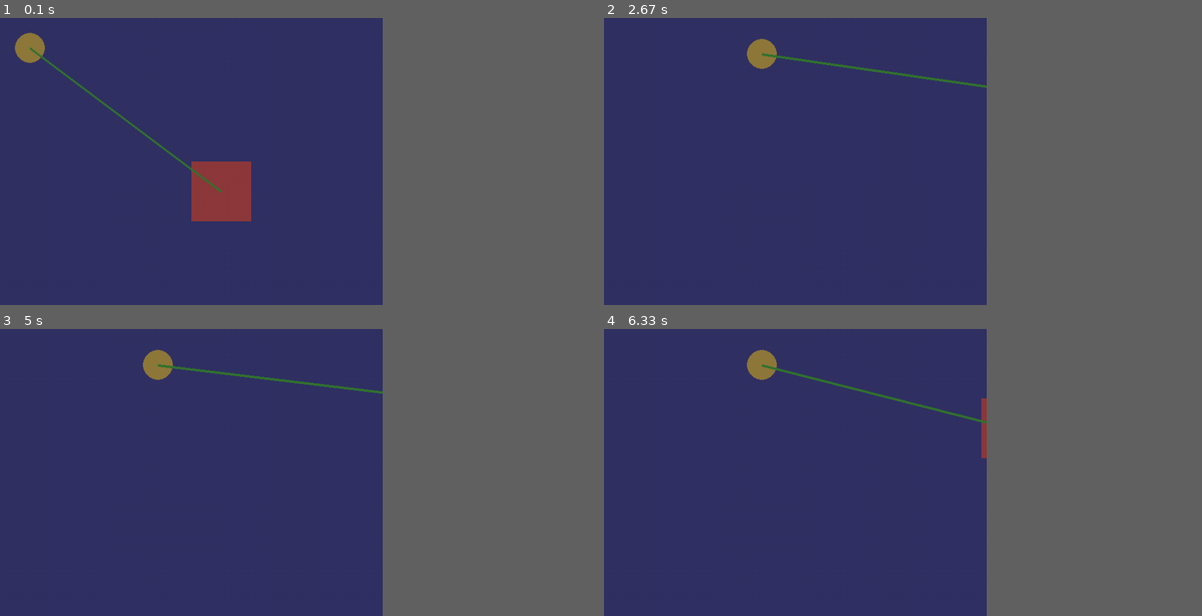
Above: before the commit, frames 1-4 (two rows, left to right).
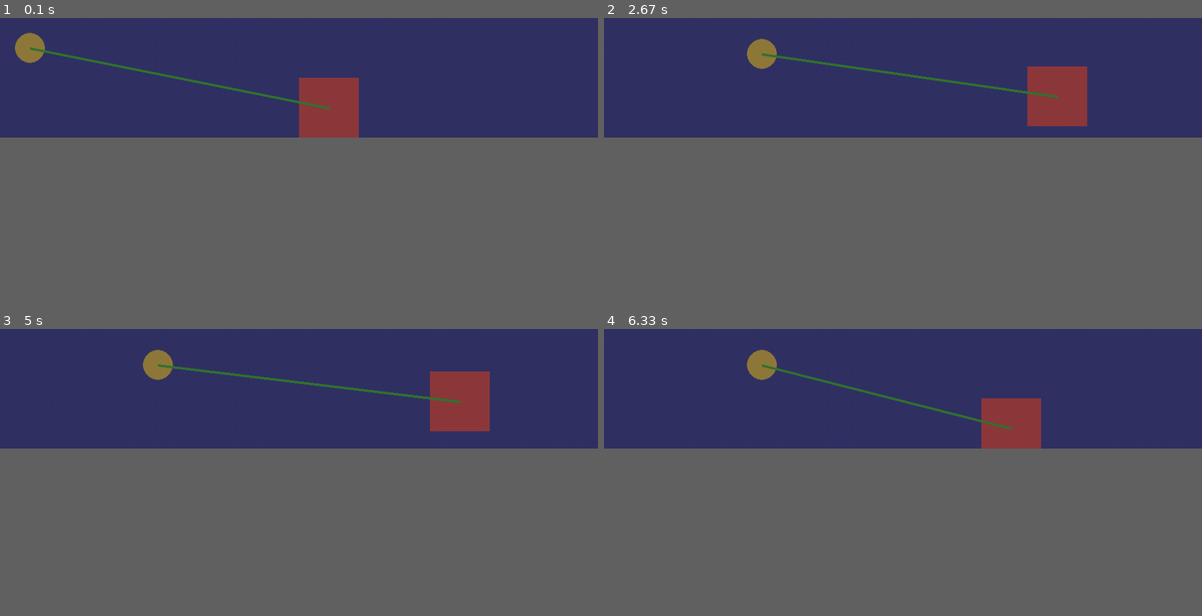
Above: after the commit, the same moments.

Repository: camreynes/idtechdemos
Game: pygame game, started from pygameExamples/pygame_example_project.py
Two runs of this game, one before a commit and one after it. Both use one fixed random seed, a clock stepped at 60 frames per second and the inputs below.
Inputs (mouse positions are in pixels of both pictures, inside the frame that each line leads up to):
- Up to frame 1 (0.1 s): no input
- Up to frame 2 (2.67 s): click (903, 78) at 0.38 s; click (759, 78) at 0.72 s; click (717, 106) at 1.05 s; right-click (759, 52) at 1.38 s; click (687, 72) at 1.72 s; click (903, 92) at 2.05 s; click (1058, 95) at 2.38 s
- Up to frame 3 (5 s): click (454, 377) at 2.72 s; click (484, 386) at 3.05 s; click (424, 366) at 3.38 s; click (119, 349) at 3.72 s; click (155, 409) at 4.05 s; click (167, 366) at 4.38 s; click (460, 400) at 4.72 s
- Up to frame 4 (6.33 s): click (1028, 372) at 5.05 s; click (783, 397) at 5.38 s; click (759, 357) at 5.72 s; click (1010, 426) at 6.05 s
In our replay, the window is 576x432 before the commit and 900x180 after it. These sizes can differ from the game's own. Grey fills any space a smaller window leaves; there, only what the larger window draws over its background counts as a difference.

The runs differ from the first frame. In frame 1, 4.8% of the frame differs, in the area x 5-60%, y 10-71%; in frame 2, 2.1%; in frame 3, 2.2%; in frame 4, 1.6%.

Commit message:
example project by @Eevee-iD

Diff:
--- a/pygameExamples/pygame_example_project.py
+++ b/pygameExamples/pygame_example_project.py
@@ -4,7 +4,7 @@
 pygame.init()
 
 # set up variables for the screen size in pixels
-size = width, height = 640, 480
+size = width, height = 1000, 200
 
 # initialize a window with the screen size you set
 screen = pygame.display.set_mode(size)
@@ -12,7 +12,7 @@
 # create a clock, which will be used to control the program's frame rate
 clock = pygame.time.Clock()
 
-# create variables to store location and size of a shape to draw on screen.!
+# create variables to store location and size of a shape to draw on screen.
 shape_position = (width / 2, height / 2)
 shape_size = (100, 100)
 
